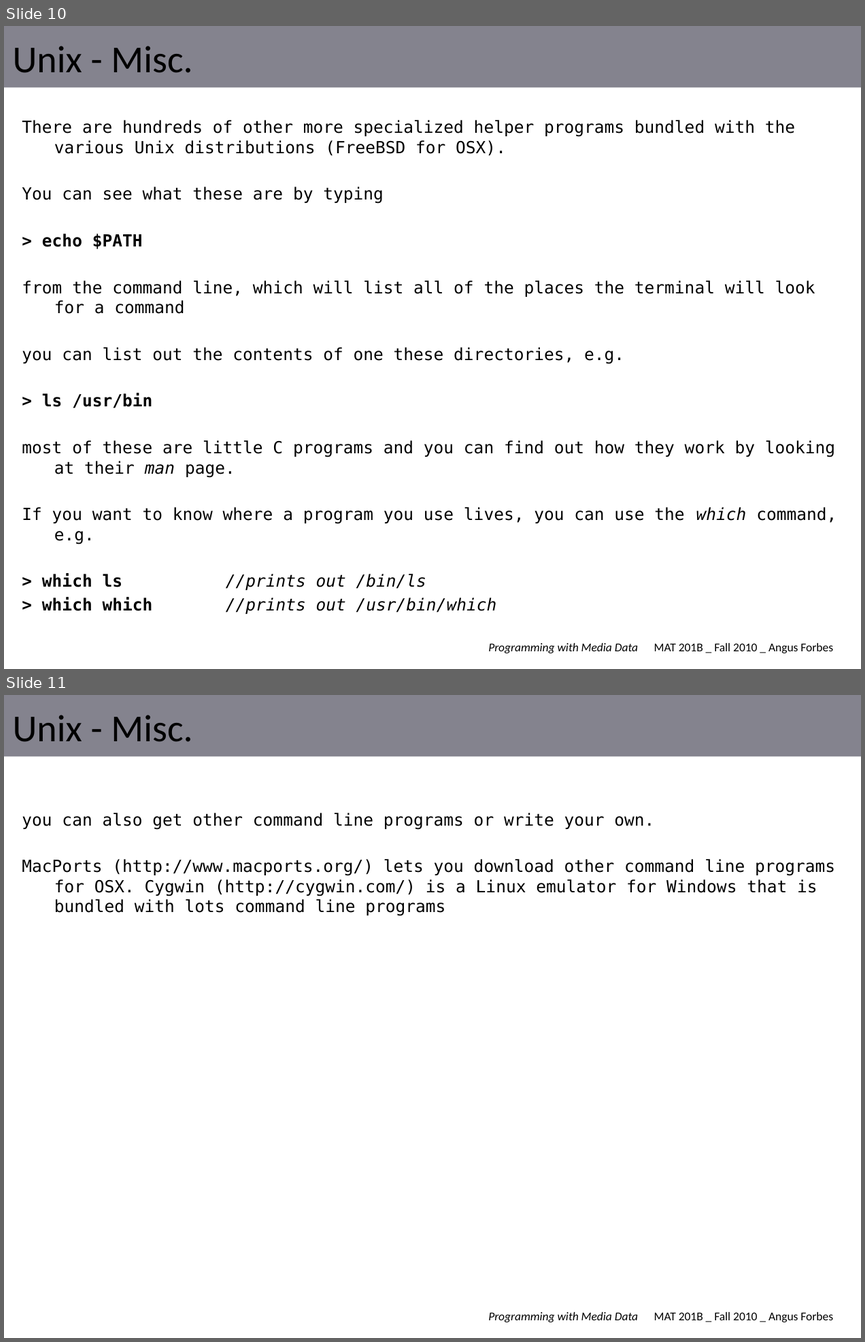
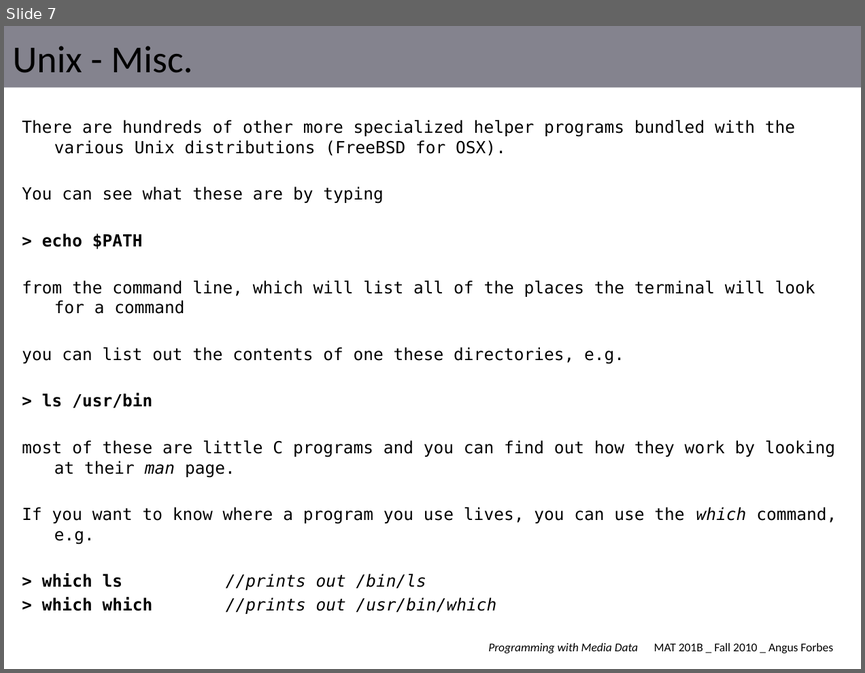
Before and after one commit to angusforbes/mat201b, a slide deck: slides/week1_tues.pptx. Shown one above the other, each under a label of ours: slides 10 and 11 before the commit, slide 7 after it. The pictures are 865x1342 and 865x673 pixels, drawn with LibreOffice and Linux fonts; fonts in the diff are those of the drawing. Boxes give left, top, right and bottom in pixels: in the first picture for what was removed or moved away, otherwise in the second. Text is boxed around its words. In the diff, an @@ line names an element or a change of style, - is before the commit and + after.

```diff
--- a/slides/week1_tues.pptx
+++ b/slides/week1_tues.pptx
@@ slide 11 removed at (4,695,861,1338), background #FFFFFF; not listed: 2 template elements that a slide beside it also shows @@
@@ title removed at (13,715,192,742) @@
-Unix - Misc.
@@ text removed at (22,813,835,916) @@
-you can also get other command line programs or write your own.
-MacPorts (http://www.macports.org/) lets you download other command line programs for OSX. Cygwin (http://cygwin.com/) is a Linux emulator for Windows that is bundled with lots command line programs
@@ what was slide 10 is now slide 7 @@
```
Also in this commit, not shown: 2 slides changed, 4 slides added, 11 other slides removed, 5 other files.
